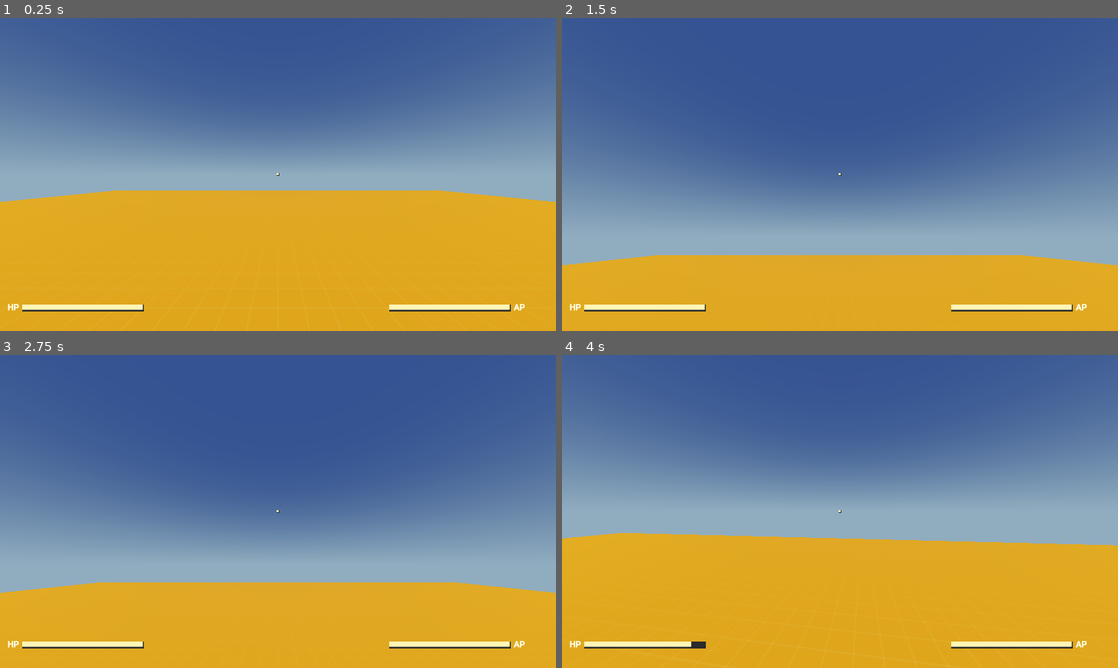
Above: before the commit, frames 1-4 (two rows, left to right).
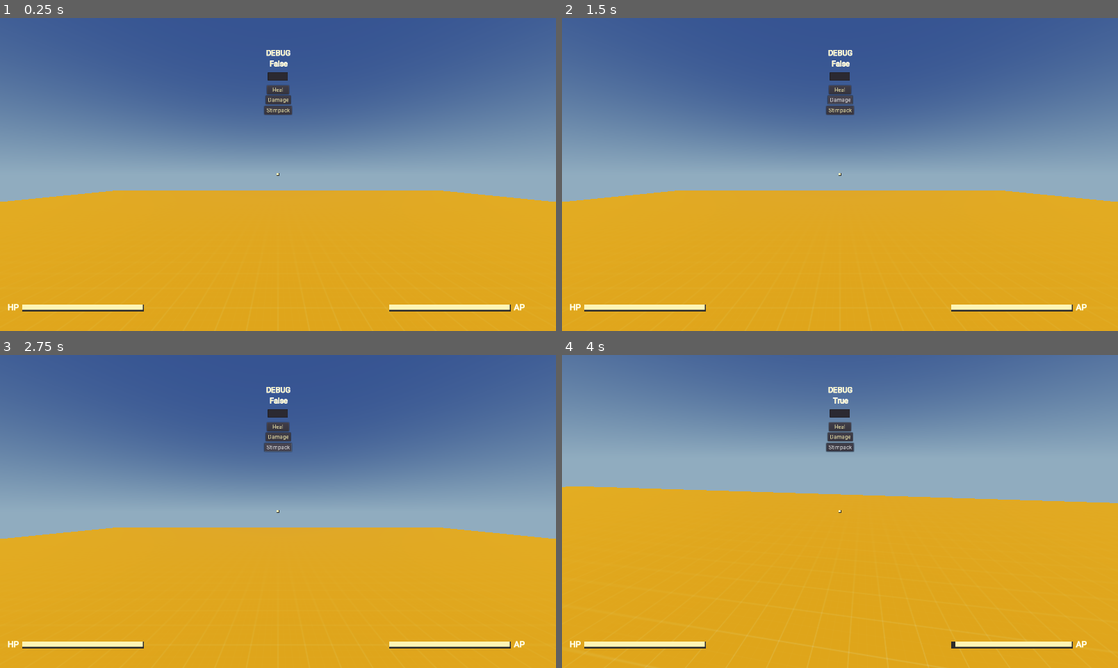
Above: after the commit, the same moments.

Repository: Dragon20C/Nuka-World
Game: Godot game, scene res://TestWorld/World.tscn
Two runs of this game, one before a commit and one after it. Both use one fixed random seed, a clock stepped at 60 frames per second and the inputs below.
Inputs (mouse positions are in pixels of both pictures, inside the frame that each line leads up to):
- Up to frame 1 (0.25 s): no input
- Up to frame 2 (1.5 s): click (840, 89) at 0.5 s, where only the run after the commit has a clickable "Heal"; click (840, 99) at 1.25 s, where only the run after the commit has a clickable "Damage"
- Up to frame 3 (2.75 s): click (278, 445) at 2 s, where only the run after the commit has a clickable "Stimpack"
- Up to frame 4 (4 s): tap Enter at 2.75 s; move the mouse to (867, 511) at 2.77 s; hold Shift (sprint) 2.78-3.53 s; hold W (forward) from 2.78 s (still down); tap E (E) at 2.85 s; tap Space (jump) at 3.02, 3.32, 3.77, 3.8 s; move the mouse to (812, 511) at 3.52 s; tap Shift (sprint) at 3.6 s

The runs differ from the first frame. In frame 1, 0.6% of the frame differs, in the area x 47-53%, y 10-32%; in frame 2, 47%; in frame 3, 42%; in frame 4, 48%, in the area x 0-100%, y 5-100%.

Commit message:
Add files via upload

Diff:
--- /dev/null
+++ b/Fonts/Custom/16Size_Roboto.tres
@@ -0,0 +1,8 @@
+[gd_resource type="DynamicFont" load_steps=2 format=2]
+
+[ext_resource path="res://Fonts/Roboto Fonts/Roboto-Regular.ttf" type="DynamicFontData" id=1]
+
+[resource]
+use_mipmaps = true
+use_filter = true
+font_data = ExtResource( 1 )
--- a/Player/AP_Bar.gd
+++ b/Player/AP_Bar.gd
@@ -2,29 +2,27 @@
 
 
 onready var tween = get_node("Tween")
-var current_ap = 100
-var max_ap = 100
-var active : bool = false
+var current_ap
+var max_ap
 
-func _ready():
-	value = current_ap
-	max_value = max_ap
+func _init():
+	PlayerStats.action_system = self
 
+func set_settings(_current_ap,_max_ap):
+	max_value = _max_ap
+	value = _current_ap
+	current_ap = _current_ap
+	max_ap = _max_ap
 
-func decrease_ap(_value):
-	active = true
-	tween.stop(self,"value")
-	var new_ap_value = current_ap
-	new_ap_value -= _value
-	new_ap_value = clamp(new_ap_value,0,max_ap)
-	tween.interpolate_property(self,"value",current_ap,new_ap_value,0.8)
+func decrease_ap(delta):
+	tween.stop(self)
+	tween.interpolate_property(self,"value",current_ap,current_ap - 1,0.1)
 	tween.start()
-	current_ap = new_ap_value
+	current_ap -= 10 * delta
+	current_ap = clamp(current_ap,0,max_ap)
 
-func refil_ap():
-	tween.interpolate_property(self,"value",current_ap,100,2)
-	tween.start()
-	print("refiling")
-
-func _on_Tween_tween_completed(object, key):
-	refil_ap()
+func refil_ap(delta):
+		tween.interpolate_property(self,"value",current_ap,current_ap + 1,0.1)
+		tween.start()
+		current_ap += 20 * delta
+		current_ap = clamp(current_ap,0,max_ap)
--- a/Player/HP_Bar.gd
+++ b/Player/HP_Bar.gd
@@ -1,24 +1,18 @@
 extends TextureProgress
 
 onready var tween = get_node("Tween")
-var current_hp = 0
-var max_hp = 0
-var duration : float = 0.0
-
+var current_hp
+var max_hp
+var Text_Input : int
+var duration : float = 0.1
 # new_hp_value(90,"-") # first value damage / regen, 2nd value is adding or taking away
 
-func _ready():
-	set_hp_settings(100,100)
+func _init():
+	PlayerStats.health_system = self
 
-func _physics_process(delta):
-	if Input.is_action_just_pressed("E"):
-		update_hp(12,"-")
-	if Input.is_action_just_pressed("jump"):
-		tween.stop(self)
-
-func set_hp_settings(_current_hp,_max_hp):
+func set_settings(_current_hp,_max_hp):
+	max_value = _max_hp
 	value = _current_hp
-	max_value = _max_hp
 	current_hp = _current_hp
 	max_hp = _max_hp
 
@@ -29,7 +23,32 @@
 	elif change == "+":
 		new_health += _value
 	new_health = clamp(new_health,0,max_hp)
-	duration = 0.1
-	tween.interpolate_property(self,"value",current_hp,new_health,duration) # Smooth transition
+	tween.interpolate_property(self,"value",current_hp,new_health,duration,Tween.EASE_OUT) # Smooth transition
 	tween.interpolate_property(self,"current_hp",current_hp,new_health,duration)
 	tween.start()
+
+func stimpak():
+	var hp_points = 30
+	while hp_points != 0:
+		tween.interpolate_property(self,"value",current_hp,current_hp + 1,duration,Tween.EASE_OUT)
+		tween.start()
+		current_hp += 1
+		hp_points -= 1
+		current_hp = clamp(current_hp,0,max_hp)
+		yield(get_tree().create_timer(0.2), "timeout")
+
+func _on_LineEdit_text_entered(new_text):
+	if new_text.is_valid_integer():
+		Text_Input = int(new_text)
+
+
+func _on_Damage_pressed():
+	update_hp(Text_Input,"-")
+
+
+func _on_Heal_pressed():
+	update_hp(Text_Input,"+")
+
+
+func _on_Stimpack_pressed():
+	stimpak()
--- a/Player/Player.gd
+++ b/Player/Player.gd
@@ -13,6 +13,8 @@
 var gravity_vec : Vector3 = Vector3()
 var snap : Vector3 = Vector3()
 
+var is_sprinting : bool = false
+
 onready var camera_base = get_node("BaseCamera")
 
 func _ready():
@@ -20,7 +22,8 @@
 
 func _unhandled_input(event):
 	if event.is_action_pressed("ui_cancel"):
-		get_tree().quit()
+		Input.set_mouse_mode(Input.MOUSE_MODE_VISIBLE)
+		#get_tree().quit()
 	if event is InputEventMouseMotion and Input.get_mouse_mode() == Input.MOUSE_MODE_CAPTURED:
 		rotate_y(deg2rad(-event.relative.x * mouse_sen))
 		camera_base.rotate_x(deg2rad(event.relative.y * mouse_sen))
@@ -33,6 +36,17 @@
 
 	movement = move_and_slide_with_snap(movement,snap,Vector3.UP)
 
+	if is_sprinting and !Input.is_action_pressed("sprint") or is_sprinting and input == Vector3.ZERO:
+		yield(get_tree().create_timer(0.8), "timeout")
+		is_sprinting = false
+		#PlayerStats.action_system.refil_ap(delta)
+		speed = 10
+	elif !is_sprinting:
+		if PlayerStats.action_system.current_ap != PlayerStats.action_system.max_ap and !is_sprinting:
+			PlayerStats.action_system.refil_ap(delta)
+
+	$DEBUG/Sprinting.text = str(is_sprinting)
+
 func get_input():
 	var input_vector = Vector3.ZERO
 	var h_rot = global_transform.basis.get_euler().y
@@ -40,7 +54,15 @@
 	input_vector.x = Input.get_action_strength("right") - Input.get_action_strength("left")
 	return input_vector.rotated(Vector3.UP,h_rot).normalized() if input_vector.length() > 1 else input_vector.rotated(Vector3.UP,h_rot)
 
+
 func apply_movement(input,delta):
+	if Input.is_action_pressed("sprint") and is_on_floor() and PlayerStats.action_system.current_ap != 0 and input != Vector3.ZERO:
+		speed = 14
+		PlayerStats.action_system.decrease_ap(delta)
+		is_sprinting = true
+	else:
+		speed = 10
+
 	velocity = velocity.linear_interpolate(-input * speed,accel * delta)
 	movement = velocity + gravity_vec
 
--- a/Player/Player.tscn
+++ b/Player/Player.tscn
@@ -8,6 +8,7 @@
 [ext_resource path="res://Player/AP_Bar.gd" type="Script" id=6]
 [ext_resource path="res://CrossHairs/Dot_CrossHair.png" type="Texture" id=7]
 [ext_resource path="res://Player/CrossHair.gd" type="Script" id=8]
+[ext_resource path="res://Fonts/Custom/16Size_Roboto.tres" type="DynamicFont" id=9]
 
 [sub_resource type="CapsuleShape" id=1]
 radius = 0.5
@@ -31,6 +32,13 @@
 use_filter = true
 font_data = ExtResource( 5 )
 
+[sub_resource type="DynamicFont" id=6]
+size = 22
+outline_size = 1
+use_mipmaps = true
+use_filter = true
+font_data = ExtResource( 5 )
+
 [node name="Player" type="KinematicBody"]
 script = ExtResource( 1 )
 
@@ -56,7 +64,7 @@
 mesh = SubResource( 3 )
 material/0 = SubResource( 4 )
 
-[node name="On_Screen_UI" type="Control" parent="."]
+[node name="HUD" type="Control" parent="."]
 anchor_right = 1.0
 anchor_bottom = 1.0
 mouse_filter = 2
@@ -64,7 +72,7 @@
 "_edit_use_anchors_": false
 }
 
-[node name="HP_Control" type="Control" parent="On_Screen_UI"]
+[node name="HP_Control" type="Control" parent="HUD"]
 anchor_right = 1.0
 anchor_bottom = 1.0
 margin_top = 770.0
@@ -73,7 +81,7 @@
 "_edit_use_anchors_": false
 }
 
-[node name="HP_Label" type="Label" parent="On_Screen_UI/HP_Control"]
+[node name="HP_Label" type="Label" parent="HUD/HP_Control"]
 margin_left = 18.1906
 margin_top = 44.0
 margin_right = 58.1906
@@ -86,7 +94,7 @@
 "_edit_use_anchors_": false
 }
 
-[node name="HP_Bar" type="TextureProgress" parent="On_Screen_UI/HP_Control"]
+[node name="HP_Bar" type="TextureProgress" parent="HUD/HP_Control"]
 margin_left = 64.5
 margin_top = 53.0
 margin_right = 414.5
@@ -100,9 +108,9 @@
 "_edit_use_anchors_": false
 }
 
-[node name="Tween" type="Tween" parent="On_Screen_UI/HP_Control/HP_Bar"]
-
-[node name="AP_Control" type="Control" parent="On_Screen_UI"]
+[node name="Tween" type="Tween" parent="HUD/HP_Control/HP_Bar"]
+
+[node name="AP_Control" type="Control" parent="HUD"]
 anchor_right = 1.0
 anchor_bottom = 1.0
 margin_left = 1100.0
@@ -111,7 +119,7 @@
 "_edit_use_anchors_": false
 }
 
-[node name="AP_Label" type="Label" parent="On_Screen_UI/AP_Control"]
+[node name="AP_Label" type="Label" parent="HUD/AP_Control"]
 margin_left = 374.883
 margin_top = 44.0
 margin_right = 414.883
@@ -124,7 +132,7 @@
 "_edit_use_anchors_": false
 }
 
-[node name="AP_Bar" type="TextureProgress" parent="On_Screen_UI/AP_Control"]
+[node name="AP_Bar" type="TextureProgress" parent="HUD/AP_Control"]
 margin_left = 21.0621
 margin_top = 53.0
 margin_right = 371.062
@@ -133,16 +141,97 @@
 value = 100.0
 texture_under = ExtResource( 2 )
 texture_progress = ExtResource( 3 )
+fill_mode = 1
 script = ExtResource( 6 )
 __meta__ = {
 "_edit_use_anchors_": false
 }
 
-[node name="Tween" type="Tween" parent="On_Screen_UI/AP_Control/AP_Bar"]
-
-[node name="CrossHair" type="Sprite" parent="On_Screen_UI"]
+[node name="Tween" type="Tween" parent="HUD/AP_Control/AP_Bar"]
+
+[node name="CrossHair" type="Sprite" parent="HUD"]
 scale = Vector2( 0.3, 0.3 )
 texture = ExtResource( 7 )
 script = ExtResource( 8 )
 
-[connection signal="tween_completed" from="On_Screen_UI/AP_Control/AP_Bar/Tween" to="On_Screen_UI/AP_Control/AP_Bar" method="_on_Tween_tween_completed"]
+[node name="DEBUG" type="Control" parent="."]
+margin_left = 659.0
+margin_top = 75.0
+margin_right = 941.0
+margin_bottom = 357.0
+__meta__ = {
+"_edit_use_anchors_": false
+}
+
+[node name="DEBUG_Label" type="Label" parent="DEBUG"]
+margin_left = 106.589
+margin_top = 11.5946
+margin_right = 176.589
+margin_bottom = 38.5946
+custom_fonts/font = SubResource( 6 )
+custom_colors/font_color = Color( 1, 0.964706, 0.713726, 1 )
+text = "DEBUG"
+__meta__ = {
+"_edit_use_anchors_": false
+}
+
+[node name="Sprinting" type="Label" parent="DEBUG"]
+margin_left = 100.643
+margin_top = 42.514
+margin_right = 185.643
+margin_bottom = 69.514
+custom_fonts/font = SubResource( 6 )
+custom_colors/font_color = Color( 1, 0.964706, 0.713726, 1 )
+text = "Sprinting"
+align = 1
+__meta__ = {
+"_edit_use_anchors_": false
+}
+
+[node name="LineEdit" type="LineEdit" parent="DEBUG"]
+margin_left = 111.875
+margin_top = 80.8173
+margin_right = 169.875
+margin_bottom = 104.817
+align = 1
+
+[node name="Heal" type="Button" parent="DEBUG"]
+margin_left = 109.0
+margin_top = 119.0
+margin_right = 173.0
+margin_bottom = 144.0
+custom_fonts/font = ExtResource( 9 )
+custom_colors/font_color = Color( 1, 0.964706, 0.713726, 1 )
+text = "Heal"
+__meta__ = {
+"_edit_use_anchors_": false
+}
+
+[node name="Damage" type="Button" parent="DEBUG"]
+margin_left = 106.168
+margin_top = 148.466
+margin_right = 178.168
+margin_bottom = 173.466
+custom_fonts/font = ExtResource( 9 )
+custom_colors/font_color = Color( 1, 0.964706, 0.713726, 1 )
+text = "Damage"
+__meta__ = {
+"_edit_use_anchors_": false
+}
+
+[node name="Stimpack" type="Button" parent="DEBUG"]
+margin_left = 101.93
+margin_top = 177.704
+margin_right = 180.93
+margin_bottom = 202.704
+custom_fonts/font = ExtResource( 9 )
+custom_colors/font_color = Color( 1, 0.964706, 0.713726, 1 )
+text = "Stimpack"
+__meta__ = {
+"_edit_use_anchors_": false
+}
+
+[connection signal="text_entered" from="DEBUG/LineEdit" to="HUD/HP_Control/HP_Bar" method="_on_LineEdit_text_entered"]
+[connection signal="pressed" from="DEBUG/Heal" to="HUD/HP_Control/HP_Bar" method="_on_Heal_pressed"]
+[connection signal="pressed" from="DEBUG/Damage" to="HUD/HP_Control/HP_Bar" method="_on_Damage_pressed"]
+[connection signal="pressed" from="DEBUG/Stimpack" to="HUD/HP_Control/HP_Bar" method="_on_Stimpack_pressed"]
--- /dev/null
+++ b/Player/PlayerStats.gd
@@ -0,0 +1,15 @@
+extends Node
+
+var health_system
+var action_system
+var current_hp = 120
+var max_hp = 120
+var current_ap = 100
+var max_ap = 100
+
+signal update_hp(_value,change)
+signal update_ap()
+
+func _ready():
+	health_system.set_settings(current_hp,max_hp)
+	action_system.set_settings(current_ap,max_ap)
--- a/project.godot
+++ b/project.godot
@@ -13,6 +13,10 @@
 config/name="nuclear WasteLand"
 run/main_scene="res://TestWorld/World.tscn"
 config/icon="res://icon.png"
+
+[autoload]
+
+PlayerStats="*res://Player/PlayerStats.gd"
 
 [display]
 
Not shown: 1 places in Player/Player.tscn that only renumber resources
